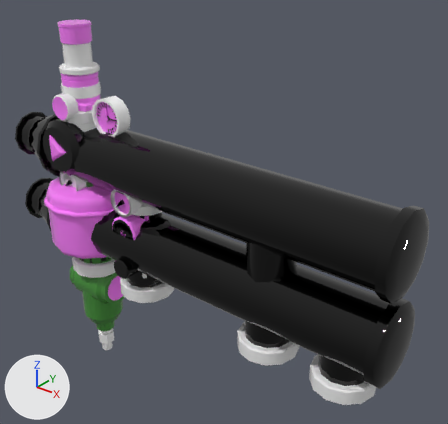
The FBX model Assets/Graphic Assets/Meshes/Skinned_Items.fbx as it was, and as the next commit left it.
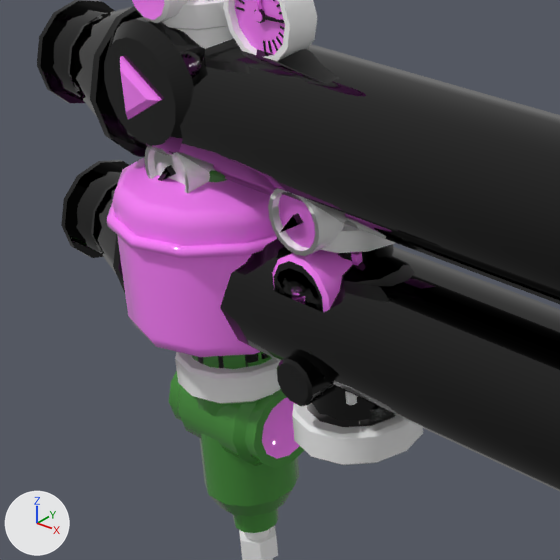
Old and new are each drawn whole from a camera (50 mm lens) standing at (1.261, -0.993, 0.575) and looking at (0.397, 0.086, -0.094) and again close up on the part from 0% to 51% of the width and 26% to 81% of the height. Arrows for +X, +Y and +Z are at lower left; the lights stay in place. Where no turn or scale is listed for an object, it has been applied to the vertices. Vertices at the same position are counted once.

The older version as bpy lines, for what is in view:
```python
me_mesh__2__ncl1_1 = bpy.data.meshes.new('Mesh (2)_ncl1_1')
me_mesh__2__ncl1_1.from_pydata(...)  # 5559 vertices, 5150 faces; spans x -0.233..0.916, y -0.129..0.129, z -0.655..0.331
me_mesh__2__ncl1_1.materials.append(mat_black_plastic)  # black #000000
me_mesh__2__ncl1_1.materials.append(mat_blue_plastic)  # white #ffffff
me_mesh__2__ncl1_1.materials.append(mat_chrome)  # white #ffffff
me_mesh__2__ncl1_1.materials.append(mat_green_medium_gloss_plastic_lxp)  # green #448d39
me_mesh__2__ncl1_1.materials.append(mat_holes)  # pink #ff81ff
me_mesh__2__ncl1_1.materials.append(mat_pipes)  # pink #ff81ff
me_mesh__2__ncl1_1.materials.append(mat_red_gloss)  # pink #ff81ff
me_mesh__2__ncl1_1.materials.append(mat_sandblasted_brass)  # white #f4f4f4
me_mesh__2__ncl1_1.materials.append(mat_white_plastic)  # pink #ff81ff
ob_mesh__2 = bpy.data.objects.new('Mesh (2)', me_mesh__2__ncl1_1)
ob_mesh__2.location = (0.0, 0.0, 0.0)
```
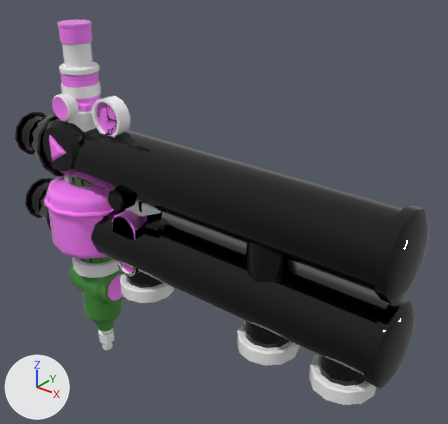
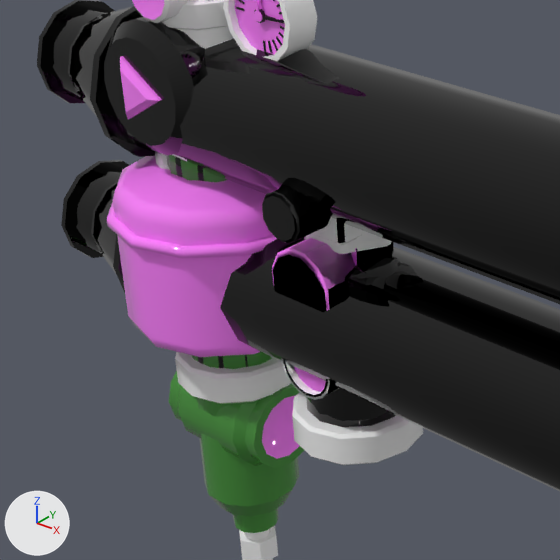
Patch to the scene script:
```diff
--- a/Assets/Graphic Assets/Meshes/Skinned_Items.fbx.py
+++ b/Assets/Graphic Assets/Meshes/Skinned_Items.fbx.py
@@ me_mesh__2__ncl1_1 @@
 me_mesh__2__ncl1_1.from_pydata(...)  # 5559 vertices, 5150 faces; spans x -0.233..0.916, y -0.129..0.129, z -0.655..0.331
 # used by ob_mesh__2; location = (0.0, 0.0, 0.0)
+# me_mesh__2__ncl1_1 part 1: 1481 vertices moved from x -0.107..0.308, y -0.092..0.071, z -0.296..-0.015 to x -0.107..0.308, y -0.092..0.071, z -0.295..-0.014; 194 vertices removed from x -0.062..0.262, y -0.071..0.071, z -0.31..0.0; 194 vertices added at x -0.062..0.262, y -0.071..0.071, z -0.31..0.0
 me_mesh__2__ncl1_1.materials.append(mat_black_plastic)
```

Boxes [x1, y1, x2, y2] around the edits, measured in the close-ups (560 x 560 px; the box of a moved part takes in the faces that stretch with it):
part 1 of me_mesh__2__ncl1_1, moved or reshaped
    before: [166, 174, 394, 422]
    after: [274, 262, 323, 312]
